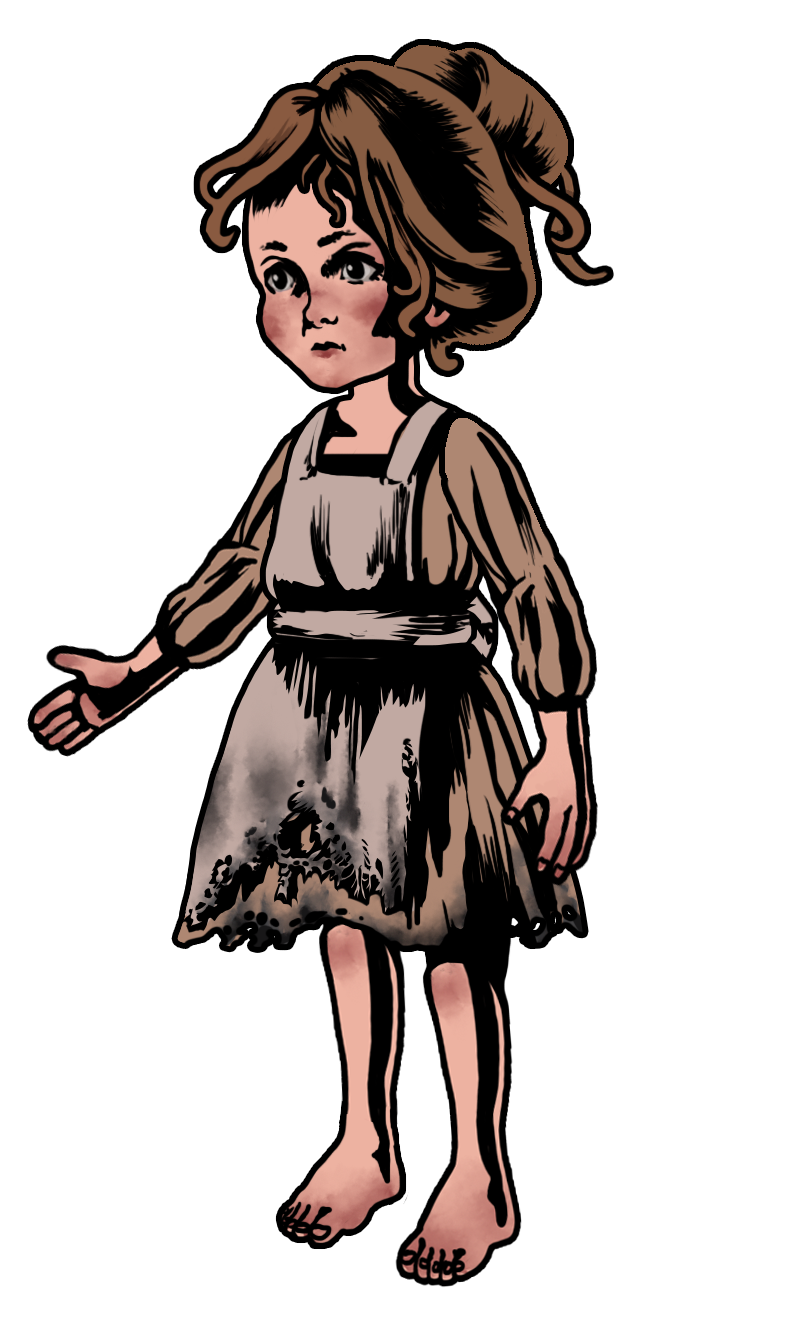
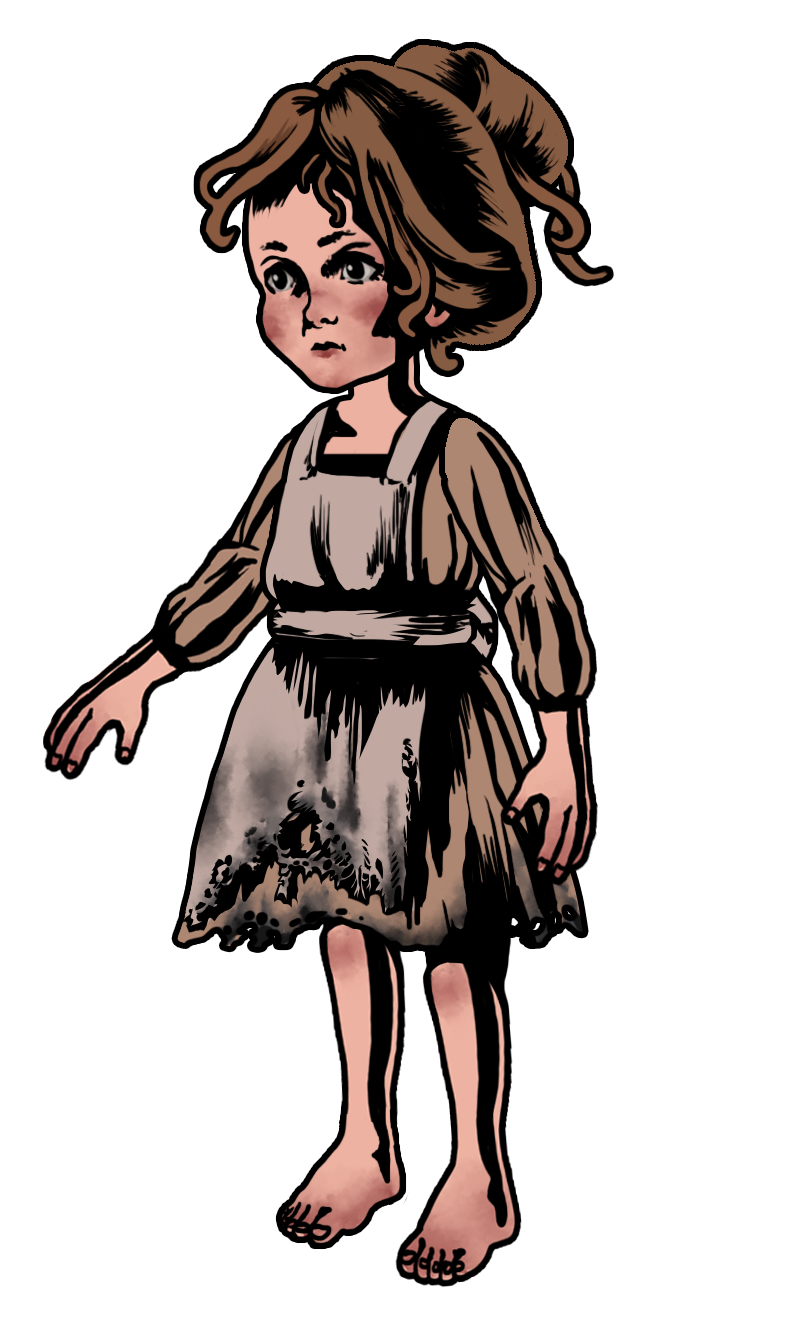
The second 801 x 1318 image is a revision of the first. Changes to its layers:
painted on "hand copy 3" over [27,604,230,781]
